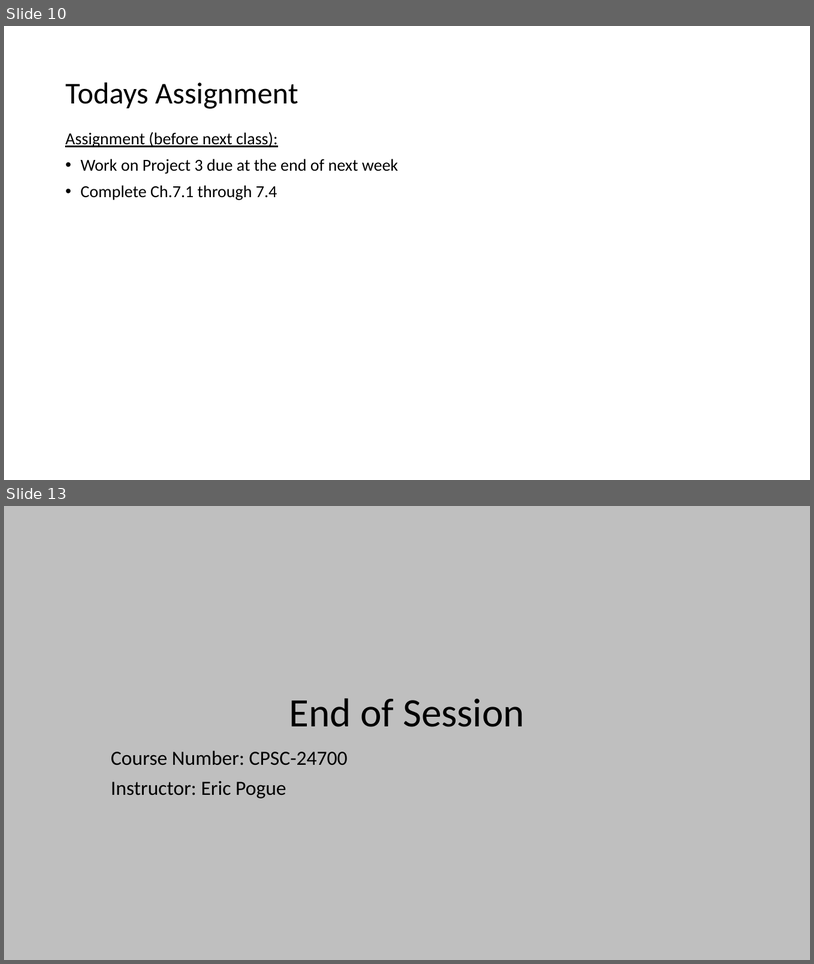
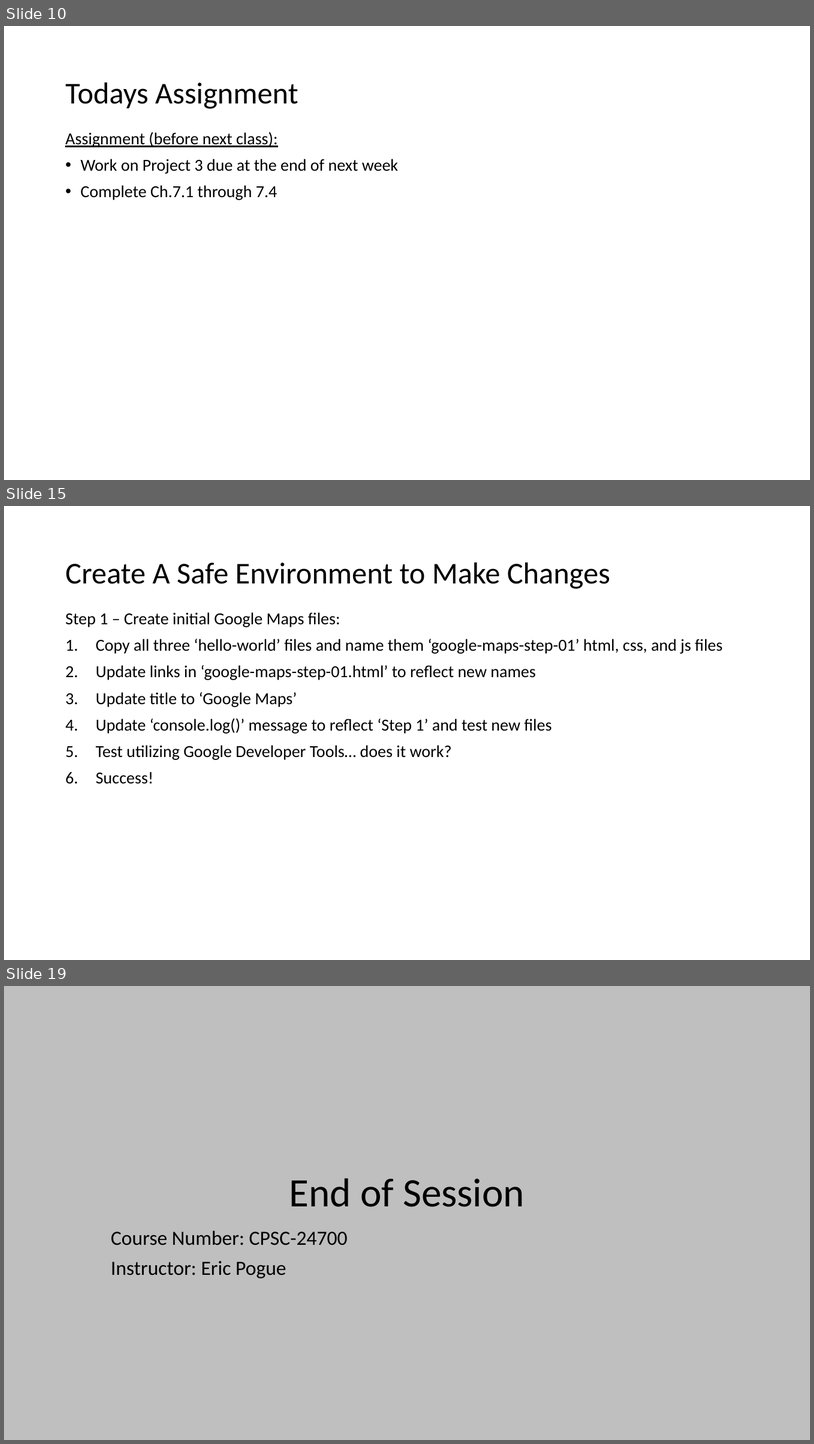
Before and after one commit to EricJPogue/www-epogue-info, a slide deck: CPSC-24700/Presentations/session-21.pptx. Shown one above the other, each under a label of ours: slides 10 and 13 before the commit, slides 10, 15 and 19 after it; the slides between them are not shown. The pictures are 814x964 and 814x1444 pixels, drawn with LibreOffice and Linux fonts; fonts in the diff are those of the drawing; background and template pictures are left out. Boxes give left, top, right and bottom in pixels: in the first picture for what was removed or moved away, otherwise in the second. Text is boxed around its words. In the diff, an @@ line names an element or a change of style, - is before the commit and + after.

Commit message:
Update session 21 documents and add google-maps-lite.

```diff
--- a/CPSC-24700/Presentations/session-21.pptx
+++ b/CPSC-24700/Presentations/session-21.pptx
@@ slide 15 added at bbox=[4, 506, 810, 960], background #FFFFFF @@
@@ title added at bbox=[65, 562, 611, 589], 36 pt, text #000000 @@
+Create A Safe Environment to Make Changes
@@ text added at bbox=[65, 612, 723, 784], 20 pt, text #000000 @@
+Step 1 – Create initial Google Maps files:
+1. Copy all three ‘hello-world’ files and name them ‘google-maps-step-01’ html, css, and js files
+2. Update links in ‘google-maps-step-01.html’ to reflect new names
+3. Update title to ‘Google Maps’
+4. Update ‘console.log()’ message to reflect ‘Step 1’ and test new files
+5. Test utilizing Google Developer Tools… does it work?
+6. Success!
@@ what was slide 13 is now slide 19 @@
```
Also in this commit, not shown: 2 slides changed, 6 other slides added, 1 slide removed, 4 other files.
